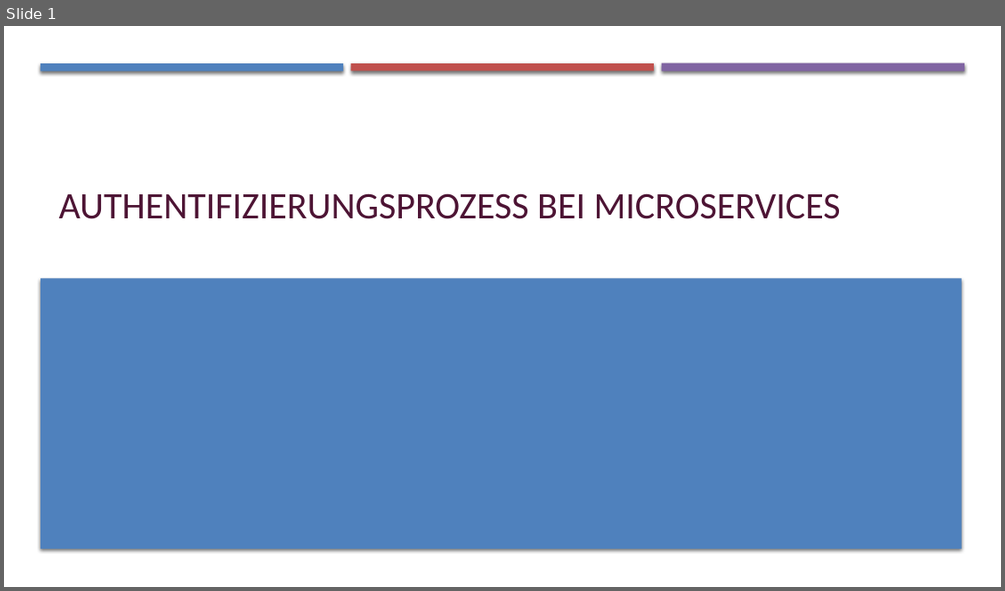
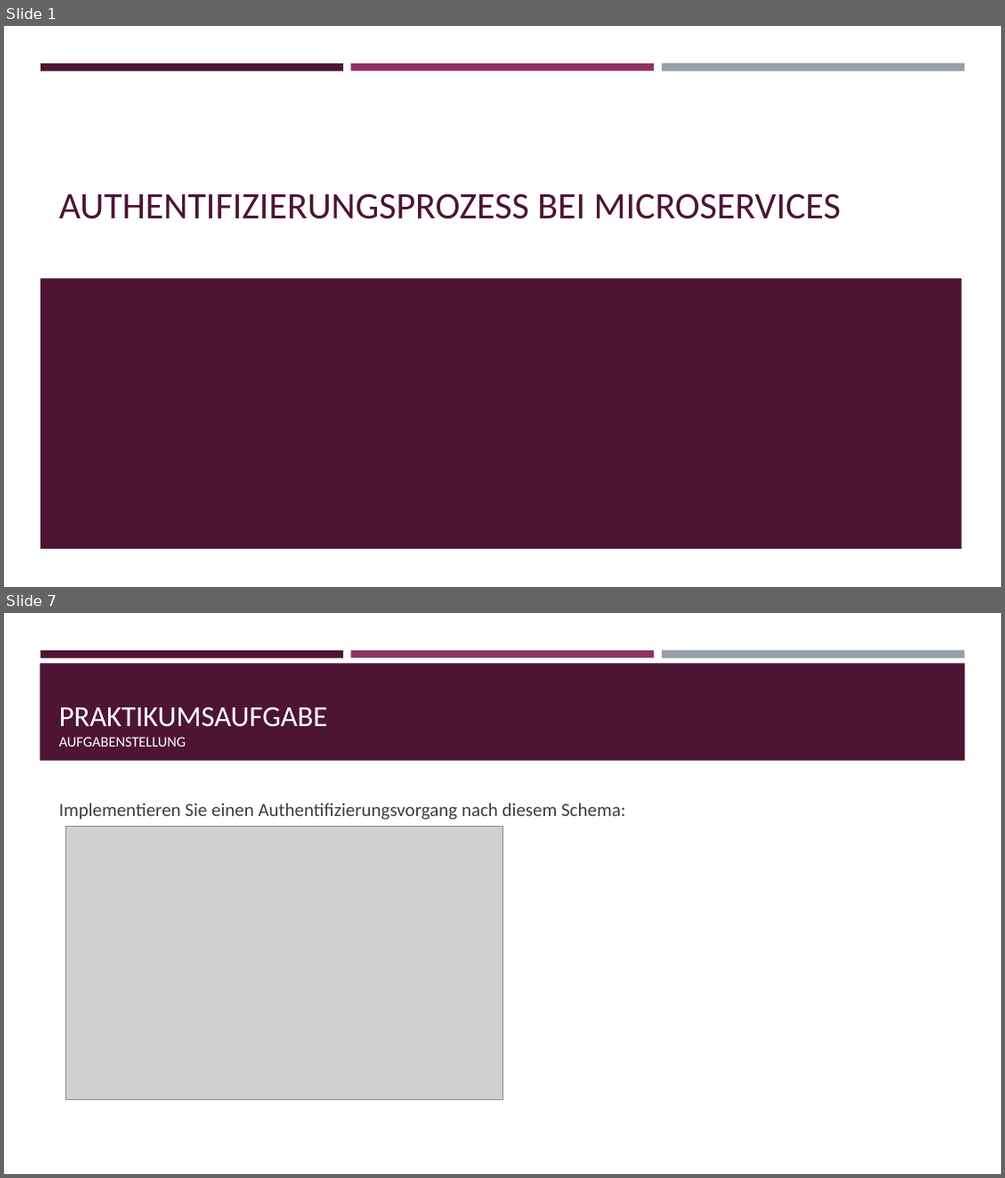
Before and after one commit to abcshmedu/pbl-gruppe-42, a slide deck: VortragSA.pptx. Shown one above the other, each under a label of ours: slide 1 before the commit, slides 1 and 7 after it; the slides between them are not shown. The pictures are 1005x591 and 1005x1178 pixels, drawn with LibreOffice and Linux fonts; fonts in the diff are those of the drawing; grey boxes stand for pictures. Boxes give left, top, right and bottom in pixels: in the first picture for what was removed or moved away, otherwise in the second. Text is boxed around its words. In the diff, an @@ line names an element or a change of style, - is before the commit and + after.

```diff
--- a/VortragSA.pptx
+++ b/VortragSA.pptx
@@ slide 7 added at [4, 613, 1001, 1174], background #FFFFFF; not listed: 3 template elements that a slide beside it also shows @@
@@ rectangle added at [40, 663, 965, 761], fill #4D1434 @@
@@ title added at [59, 706, 328, 747], 28 pt, text #FFFFFF @@
+PRAKTIKUMSAUFGABE
+AUFGABENSTELLUNG
@@ text added at [59, 803, 625, 819], 18 pt, text #3D3D3D @@
+Implementieren Sie einen Authentifizierungsvorgang nach diesem Schema:
@@ picture added at [65, 826, 502, 1100] @@
@@ slide 1 changed as well @@
@@ rectangle at [40, 63, 343, 70]: fill #4F81BD to #4D1434; shadow off @@
@@ rectangle at [351, 63, 654, 70]: fill #C0504D to #903163; shadow off @@
@@ rectangle at [662, 63, 964, 71]: fill #8064A2 to #969FA7; shadow off @@
@@ rectangle at [40, 278, 962, 548]: fill #4F81BD to #4D1434; shadow off @@
```
Also in this commit, not shown: 3 other slides changed, 5 other slides added, 1 slide removed.
